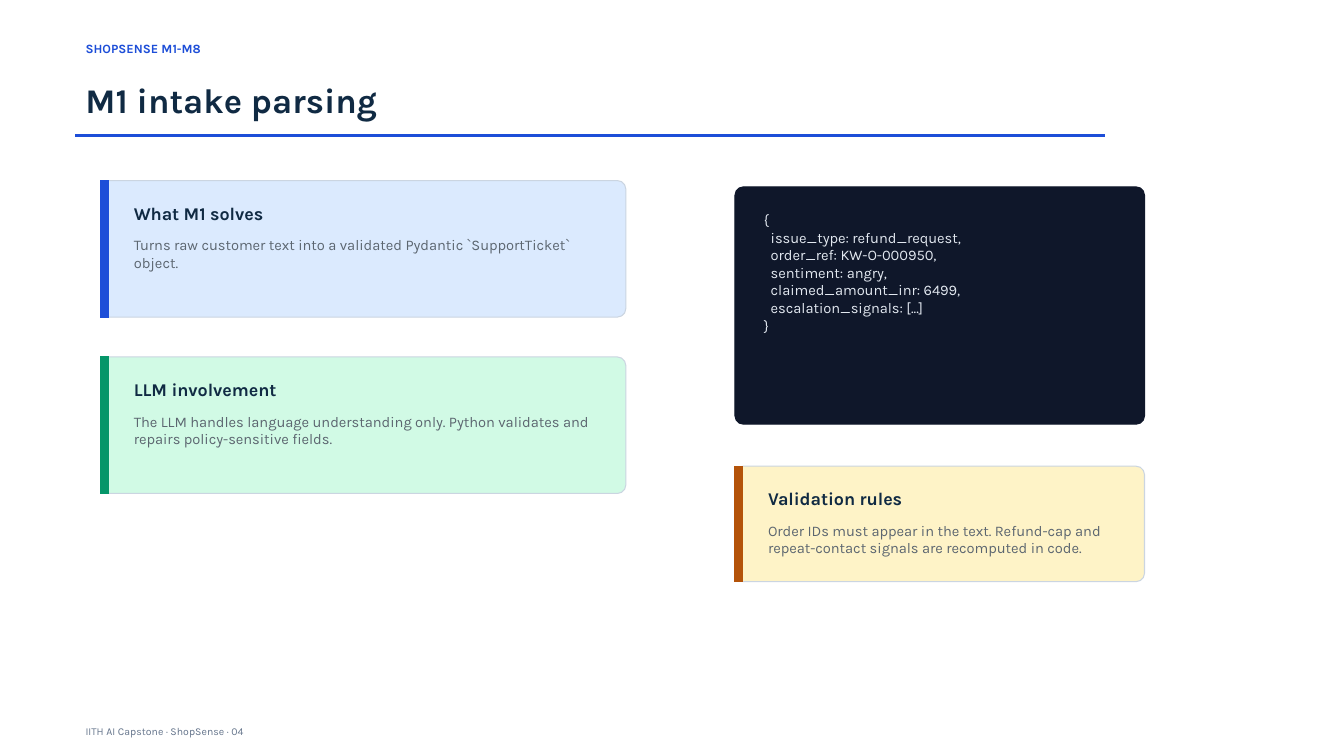
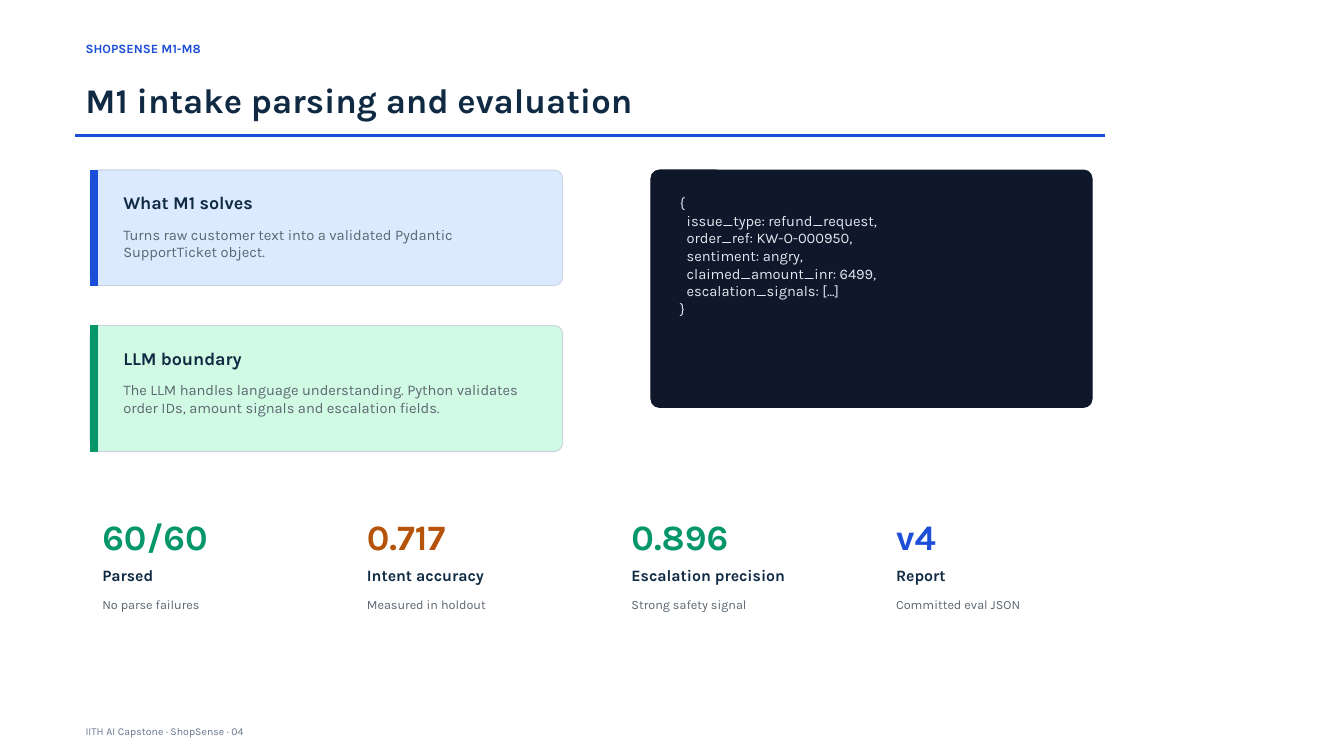
Before and after one commit to abhraj786/iith-ai-capstone-shopsense, a slide deck: slide 4 of docs/deck/iith-ai-capstone-shopsense.pptx. Drawn at 1344x756 pixels with LibreOffice and Linux fonts; fonts in the diff are those of the drawing. Boxes give left, top, right and bottom in pixels: in the first picture for what was removed or moved away, otherwise in the second. Text is boxed around its words. In the diff, an @@ line names an element or a change of style, - is before the commit and + after.

```diff
--- a/docs/deck/iith-ai-capstone-shopsense.pptx
+++ b/docs/deck/iith-ai-capstone-shopsense.pptx
@@ text at (x1=85, y1=88, x2=632, y2=121): text changed @@
-M1 intake parsing
+M1 intake parsing and evaluation
@@ rectangle resized from (x1=101, y1=180, x2=108, y2=317) to (x1=91, y1=170, x2=98, y2=286) @@
@@ rounded rectangle resized from (x1=101, y1=180, x2=626, y2=317) to (x1=91, y1=170, x2=564, y2=286) @@
@@ rounded rectangle at (x1=91, y1=170, x2=564, y2=286): proportions changed @@
@@ rounded rectangle resized from (x1=735, y1=187, x2=1144, y2=423) to (x1=651, y1=170, x2=1093, y2=407) @@
@@ text "What M1 solves" moved from (x1=134, y1=207, x2=263, y2=221) to (x1=123, y1=196, x2=253, y2=210) @@
@@ text "{" moved from (x1=771, y1=233, x2=961, y2=317) to (x1=687, y1=216, x2=877, y2=300) @@
@@ text at (x1=123, y1=230, x2=453, y2=261): text changed @@
-Turns raw customer text into a validated Pydantic `SupportTicket` object.
+Turns raw customer text into a validated Pydantic SupportTicket object.
@@ rectangle resized from (x1=101, y1=357, x2=108, y2=493) to (x1=91, y1=326, x2=98, y2=452) @@
@@ rounded rectangle at (x1=91, y1=326, x2=564, y2=452): proportions changed @@
@@ rounded rectangle resized from (x1=101, y1=357, x2=626, y2=493) to (x1=91, y1=326, x2=564, y2=452) @@
@@ text at (x1=123, y1=352, x2=242, y2=370): text changed @@
-LLM involvement
+LLM boundary
@@ text at (x1=123, y1=385, x2=518, y2=417): text changed @@
-The LLM handles language understanding only. Python validates and repairs policy-sensitive fields.
+The LLM handles language understanding. Python validates order IDs, amount signals and escalation fields.
@@ rounded rectangle removed at (x1=735, y1=466, x2=1144, y2=582) @@
@@ rectangle removed at (x1=735, y1=466, x2=742, y2=582) @@
@@ text removed at (x1=768, y1=492, x2=902, y2=506) @@
-Validation rules
@@ text added at (x1=102, y1=523, x2=207, y2=553), 25.5 pt, text #059669, bold @@
+60/60
@@ text added at (x1=367, y1=526, x2=446, y2=551), 25.5 pt, text #B45309, bold @@
+0.717
@@ text added at (x1=631, y1=526, x2=728, y2=551), 25.5 pt, text #059669, bold @@
+0.896
@@ text removed at (x1=768, y1=526, x2=1101, y2=557) @@
-Order IDs must appear in the text. Refund-cap and repeat-contact signals are recomputed in code.
@@ text added at (x1=896, y1=526, x2=936, y2=550), 25.5 pt, text #1D4ED8, bold @@
+v4
@@ text added at (x1=631, y1=569, x2=785, y2=585), 11.2 pt, text #102A43, bold @@
+Escalation precision
@@ text added at (x1=102, y1=570, x2=153, y2=582), 11.2 pt, text #102A43, bold @@
+Parsed
@@ text added at (x1=367, y1=570, x2=484, y2=585), 11.2 pt, text #102A43, bold @@
+Intent accuracy
@@ text added at (x1=896, y1=570, x2=946, y2=585), 11.2 pt, text #102A43, bold @@
+Report
@@ text added at (x1=102, y1=600, x2=200, y2=612), 9 pt, text #5C6670 @@
+No parse failures
@@ text added at (x1=367, y1=600, x2=486, y2=609), 9 pt, text #5C6670 @@
+Measured in holdout
@@ text added at (x1=631, y1=600, x2=747, y2=612), 9 pt, text #5C6670 @@
+Strong safety signal
@@ text added at (x1=896, y1=600, x2=1020, y2=609), 9 pt, text #5C6670 @@
+Committed eval JSON
```
Also in this commit, not shown: 6 other slides changed, 2 slides added, 9 slides removed, 1 other file.
